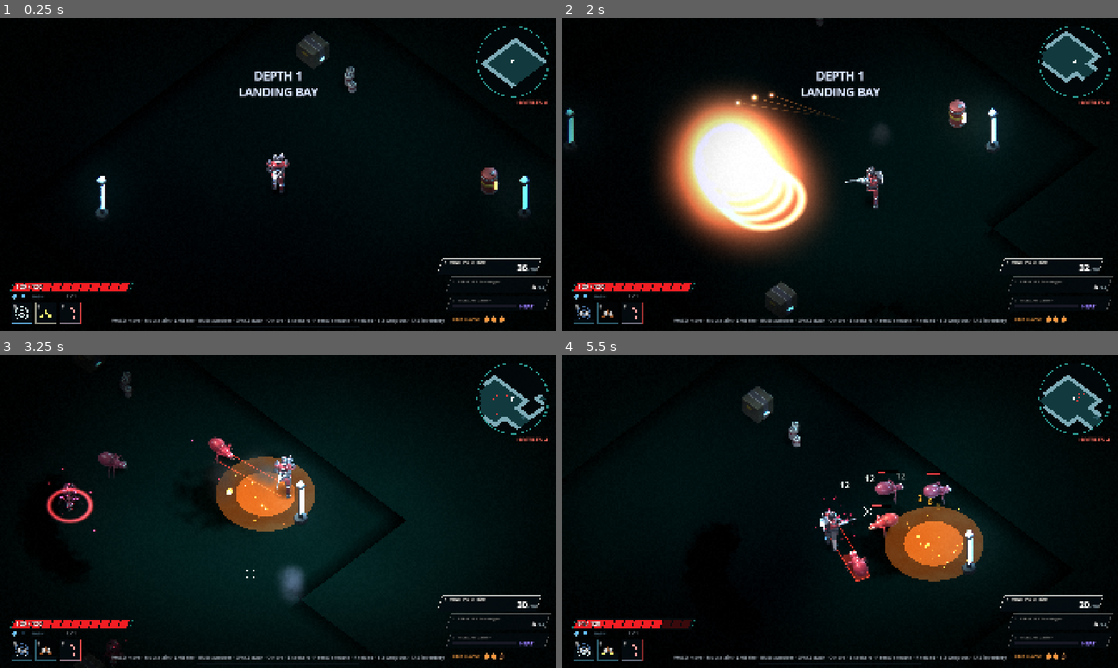
Above: before the commit, frames 1-4 (two rows, left to right).
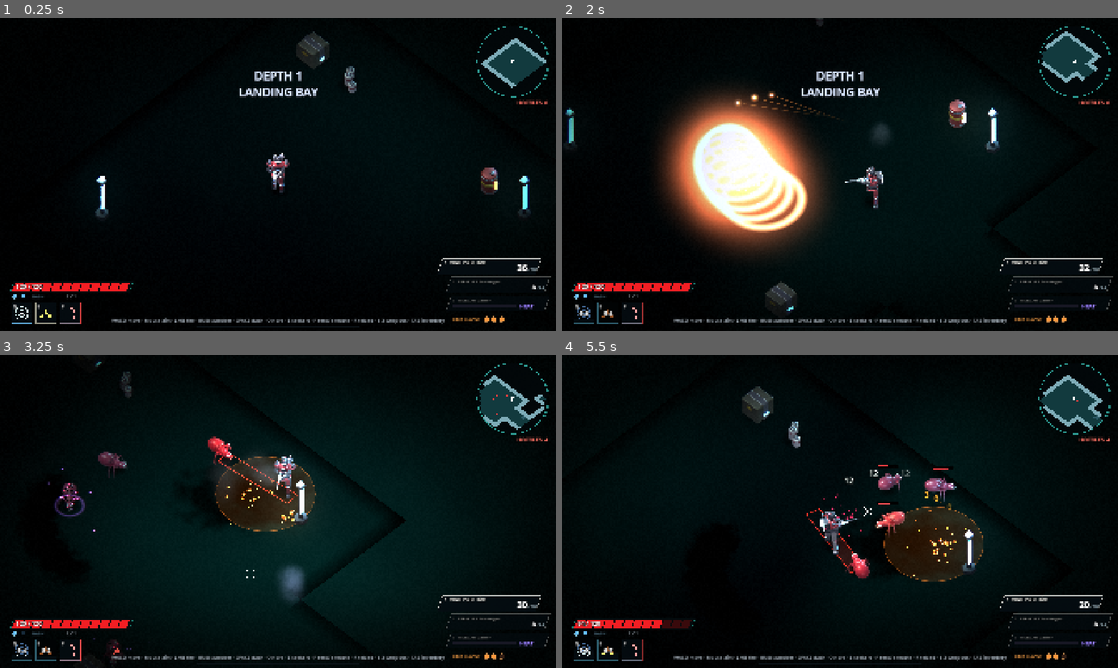
Above: after the commit, the same moments.

Repository: aronew/2DDread
Game: Godot game, scene res://scenes/main.tscn
Two runs of this game, one before a commit and one after it. Both use one fixed random seed, a clock stepped at 60 frames per second and the inputs below.
Inputs (mouse positions are in pixels of both pictures, inside the frame that each line leads up to):
- Up to frame 1 (0.25 s): no input
- Up to frame 2 (2 s): tap Enter at 0.5 s; move the mouse to (962, 158) at 0.52 s; hold D (move_right) 0.53-1.28 s; tap Q (ability_1) at 0.6 s; click (962, 158) at 0.67 s; move the mouse to (728, 190) at 1.27 s; hold S (move_down) from 1.28 s (still down); tap E (ability_2) at 1.35 s; click (728, 190) at 1.42 s
- Up to frame 3 (3.25 s): move the mouse to (333, 442) at 2.02 s; release S (move_down) at 2.03 s; hold D (move_right) 2.03-2.78 s; hold Right mouse button (alt_fire) 2.03-2.78 s; click (333, 442) at 2.17 s; move the mouse to (250, 574) at 2.77 s; hold W (move_up) from 2.78 s (still down); tap Space (dash) at 2.85 s; click (250, 574) at 2.92 s
- Up to frame 4 (5.5 s): move the mouse to (1006, 558) at 3.52 s; release W (move_up) at 3.53 s; press the mouse at (1006, 558) at 3.53 s; hold A (move_left) 3.53-5.03 s; tap Tab (inventory) at 4.15 s; move the mouse to (673, 464) at 4.27 s; release the mouse at (673, 464) at 4.28 s; tap F (melee) at 4.35 s; click (673, 464) at 4.42 s; tap Escape (pause) at 4.9 s; move the mouse to (867, 511) at 5.02 s; hold S (move_down) from 5.03 s (still down); tap 1 (weapon_1) at 5.1 s; click (867, 511) at 5.17 s

The runs differ from the first frame. In frame 2, 5.5% of the frame differs, in the area x 19-46%, y 24-72%; in frame 3, 3.7%; in frame 4, 4.9%.
Error in both runs: Invalid call. Nonexistent function 'region' in base 'Nil'. (res://src/dungeon/dungeon.gd:433)

Commit message:
Playtest-driven tuning, readability pass, docs
- Readability: silhouette rim shader (player/enemy/elite colours), violet spawn
  portals vs red attack telegraphs, translucent telegraph fills, non-emissive
  decorative floor rings, thinned infested tiles
- Lighting: wall uplights + overhead fill pools, verified normal-map encoding
  (tools/dev/light_test.gd), light-flash merging so bursts don't white out
- Combat: surround spawning, tracking mite lunges, 4-glob spitter volleys,
  breakable brute frontal armour, enemy/weapon retune from bot playtests
- UX: pause menu, off-screen arrows for the last hostiles, --start/--depth dev
  flags, inventory + death/respawn automated tests
- Procedural SFX/music synthesis (tools/audio/gen_sfx.py)
- README and docs/ASSETS.md art contract for swapping in custom art

Co-Authored-By: Claude Opus 5.5 <noreply@anthropic.com>
Claude-Session: https://claude.ai/code/session_01MbTDeRJvHASbrFUJZHJ2fV

Diff:
--- a/data/enemies/mite.tres
+++ b/data/enemies/mite.tres
@@ -6,7 +6,7 @@
 script = ExtResource("1")
 id = &"mite"
 display_name = "Mite"
-max_hp = 40.0
+max_hp = 50.0
 speed_m = 7.0
 accel_m = 40.0
 radius_m = 0.38
@@ -16,7 +16,7 @@
 stagger_time = 0.7
 turn_rate = 16.0
 damage = 13.0
-attack_range_m = 3.1
+attack_range_m = 3.4
 attack_cooldown = 1.1
 telegraph_time = 0.32
 xp = 6
--- a/src/abilities/rend.gd
+++ b/src/abilities/rend.gd
@@ -46,8 +46,7 @@
 	var g: Vector2 = p.gpos + dir * Iso.m(0.4)
 	var r := Iso.m(RANGE_M)
 	var sp := Iso.lift(p.gpos, 1.0)
-	var s := VFX.burst_sprite(VFX.T.slash, sp, Color(4.0, 1.4, 1.2), Vector2(0.7, 0.7 * Iso.K), Vector2(1.6, 1.6 * Iso.K), 0.16, true, Iso.to_screen(dir).angle())
-	s.scale = Vector2(1.2, 1.2 * Iso.K)
+	VFX.burst_sprite(VFX.T.slash, sp, Color(2.0, 0.75, 0.65), Vector2(0.8, 0.8 * Iso.K), Vector2(1.35, 1.35 * Iso.K), 0.14, true, Iso.to_screen(dir).angle())
 	Audio.play("melee_swing", p.gpos)
 	VFX.light_flash(sp, Color(1.0, 0.35, 0.3), 1.6, 3.0, 0.12)
 	var hit_any := false
--- a/src/autoload/game.gd
+++ b/src/autoload/game.gd
@@ -13,6 +13,7 @@
 var depth := 1
 var debug := false
 var bot_mode := false  # automated playtest driver active
+var damage_taken_mult := 1.0  # debug: --dmg-mult=N
 
 var _hitstop_until := 0
 var _hitstop_cooldown_until := 0
--- a/src/autoload/vfx.gd
+++ b/src/autoload/vfx.gd
@@ -252,6 +252,13 @@
 func light_flash(screen_pos: Vector2, color: Color, energy: float, range_m: float, dur: float, height := 70.0) -> void:
 	if _lights.is_empty():
 		return
+	# merge with a fresh nearby flash instead of stacking (keeps bursts from whiting out)
+	for e in _lights:
+		if e["t"] > e["dur"] * 0.4 and e["l"].position.distance_to(screen_pos) < 140.0:
+			e["e"] = minf(maxf(e["e"], energy) * 1.15, 3.0)
+			e["t"] = maxf(e["t"], dur)
+			e["dur"] = maxf(e["dur"], dur)
+			return
 	var e: Dictionary = _lights[_light_i]
 	_light_i = (_light_i + 1) % _lights.size()
 	var l: PointLight2D = e["l"]
@@ -382,10 +389,11 @@
 	var sp := Iso.to_screen(g)
 	var rm := radius / Iso.PX_PER_M
 	var up := Vector2(0, -Iso.h(0.6))
-	light_flash(sp + up, color, 4.0 if big else 2.4, rm * 2.6, 0.45 if big else 0.3, 90.0)
+	light_flash(sp + up, color, 2.4 if big else 1.5, rm * 2.4, 0.4 if big else 0.28, 90.0)
 	var fs := radius / 64.0
-	burst_sprite(T.glow, sp + up, color * 2.0, Vector2(fs, fs * 0.85) * 0.25, Vector2(fs, fs * 0.8) * 0.85, 0.32)
-	burst_sprite(T.core, sp + up, Color(2.6, 2.2, 1.8), Vector2(fs, fs) * 0.3, Vector2(fs, fs) * 0.7, 0.11)
+	var gk := 1.0 if big else 0.6
+	burst_sprite(T.glow, sp + up, color * 1.3 * gk, Vector2(fs, fs * 0.85) * 0.25, Vector2(fs, fs * 0.8) * 0.8, 0.3)
+	burst_sprite(T.core, sp + up, Color(1.8, 1.5, 1.2), Vector2(fs, fs) * 0.25, Vector2(fs, fs) * 0.55, 0.1)
 	ring(g, radius * 1.15, color, 0.4)
 	emit("sparks", sp + up, -PI / 2, color * 3.0, 1.0)
 	_pool_spread("sparks", 180.0)
--- a/src/combat/ground_hazard.gd
+++ b/src/combat/ground_hazard.gd
@@ -55,7 +55,7 @@
 	_light.energy = (0.7 + 0.3 * sin(_t * 17.0) * sin(_t * 7.0)) * minf(1.0, life * 3.0)
 	_emit_t -= dt
 	if _emit_t <= 0.0:
-		_emit_t = 0.12
+		_emit_t = 0.07
 		var off := Vector2.from_angle(randf() * TAU) * radius * randf() * 0.8
 		var kind := "embers" if type == DamageInfo.Type.FIRE else "blood"
 		VFX.emit(kind, Iso.to_screen(gpos + off), -PI / 2, color * 2.5, 0.18)
@@ -84,6 +84,6 @@
 
 func _draw() -> void:
 	var life := clampf(1.0 - _t / duration, 0, 1)
-	var a := minf(1.0, life * 3.0) * (0.22 + 0.06 * sin(_t * 9.0))
-	draw_colored_polygon(Telegraph._ellipse(Vector2.ZERO, radius, 28), color * Color(1.6, 1.6, 1.6, a))
-	draw_colored_polygon(Telegraph._ellipse(Vector2.ZERO, radius * 0.6, 20), color * Color(2.2, 2.2, 2.2, a * 0.8))
+	var a := minf(1.0, life * 3.0) * (0.1 + 0.04 * sin(_t * 9.0))
+	draw_colored_polygon(Telegraph._ellipse(Vector2.ZERO, radius, 28), color * Color(1.0, 1.0, 1.0, a))
+	draw_polyline(Telegraph._ellipse(Vector2.ZERO, radius, 28), color * Color(1.6, 1.6, 1.6, a * 2.5), 2.0, true)
--- a/src/debug/bot_driver.gd
+++ b/src/debug/bot_driver.gd
@@ -8,6 +8,8 @@
 
 var enabled := false
 var no_dodge := false
+var inv_shot := false
+var _inv_done := false
 var human := false
 var _aim := Vector2.ZERO
 var _jitter := Vector2.ZERO
@@ -36,6 +38,7 @@
 func configure(opts: Dictionary) -> void:
 	enabled = opts.has("bot")
 	no_dodge = opts.has("bot-nododge")
+	inv_shot = opts.has("inv-shot")
 	human = opts.has("bot-human")
 	shots_dir = opts.get("shots", "")
 	shot_every = float(opts.get("shot-every", "4"))
@@ -47,6 +50,9 @@
 	_start_ms = Time.get_ticks_msec()
 	if shots_dir != "":
 		DirAccess.make_dir_recursive_absolute(shots_dir)
+	var start: String = Game.world.get_meta("start_room", "") if Game.world.has_meta("start_room") else ""
+	if start != "" and _route.has(start):
+		_route_i = _route.find(start)
 	if enabled:
 		Game.bot_mode = true
 		Game.player.input_override = self
@@ -82,10 +88,35 @@
 	if _log_t <= 0.0:
 		_log_t = 10.0
 		_log()
+	if inv_shot and not _inv_done and _elapsed() > 2.0:
+		_inv_done = true
+		_inventory_test()
 	if quit_after > 0.0 and _elapsed() >= quit_after:
 		_log()
 		print("[bot] FINAL ", stats)
 		get_tree().quit()
+
+
+## Fills the backpack with rolled loot of every rarity, opens the inventory,
+## equips + salvages through the real code paths, and screenshots it.
+func _inventory_test() -> void:
+	var pl = Game.player
+	for r in 6:
+		pl.inventory_add(Loot.make_weapon(WeaponDB.LOOTABLE[r % 4], r, 3))
+		pl.inventory_add(Loot.make_gear([&"armor", &"core", &"relic"][r % 3], r, 3))
+	pl.build.attr_points = 3
+	Game.hud.toggle_inventory()
+	await get_tree().process_frame
+	pl.equip(pl.backpack[pl.backpack.size() - 2])
+	pl.build.spend_point("might")
+	Game.hud.inventory.refresh()
+	Game.hud.inventory._show(pl.backpack[0] if not pl.backpack.is_empty() else null)
+	for i in 4:
+		await get_tree().process_frame
+	if shots_dir != "":
+		get_viewport().get_texture().get_image().save_png(shots_dir + "/inventory.png")
+	print("[bot] inventory test ok: backpack=", pl.backpack.size(), " weapon=", pl.cur_weapon().display_name())
+	Game.hud.toggle_inventory()
 
 
 func _shot() -> void:
--- a/src/dungeon/dungeon.gd
+++ b/src/dungeon/dungeon.gd
@@ -18,7 +18,7 @@
 	"*": "crystals", "p": "pylon", "t": "cryotube"}
 const NEIGH8 := [Vector2i(1, 0), Vector2i(-1, 0), Vector2i(0, 1), Vector2i(0, -1),
 	Vector2i(1, 1), Vector2i(-1, -1), Vector2i(1, -1), Vector2i(-1, 1)]
-const CHUNK := 6
+const CHUNK := 4  # small chunks keep per-item 2D light counts under the renderer limit
 
 var floor_kind := {}      # Vector2i -> floor tile index
 var block := {}           # Vector2i -> Block
@@ -488,7 +488,7 @@
 		e.region_rect = s.region_rect
 		e.offset = s.offset
 		e.material = _add_mat
-		e.modulate = Color(1.4, 1.4, 1.4)
+		e.modulate = Color(1.15, 1.15, 1.15) if sheet.name == "wall_blocks" else Color(0.75, 0.75, 0.75)
 		n.add_child(e)
 	entities.add_child(n)
 	return n
--- a/src/dungeon/layout_test.gd
+++ b/src/dungeon/layout_test.gd
@@ -22,19 +22,19 @@
 	"            Wn.....*W                  ",
 	"            RWRRwWRWR                  ",
 	"               RwR  MRRMMMRRRRMMRRR    ",
-	" WIPPPWPIPII   RwR  M*,..,.......*R    ",
-	" P.........P   RwR  M,.,..,.......M    ",
-	" W.kn...bp.P   RwR  M..e,..g,..e..M    ",
-	" P....l....PIIPIKIPIP..,.,...,....M    ",
-	" P............|...b.D...,,..,..,,,M    ",
-	" W...S....v.h..g...hD.....x.x,,...M    ",
-	" P...o.......b...|..D...g,.o..g,..R    ",
-	" P.....l...PIIIIIPIII,....x,x.....R    ",
-	" I.p.....k.W        M.,.,..,.,...,M    ",
-	" P.........P        R....,.,......M    ",
+	" WIPPPWPIPII   RwR  M*...........*R    ",
+	" P.........P   RwR  M.............M    ",
+	" W.kn...bp.P   RwR  M..e...g...e..M    ",
+	" P....l....PIIPIKIPIP..,..........M    ",
+	" P............|...b.D...,...,.....M    ",
+	" W...S....v.h..g...hD.....x.x.,...M    ",
+	" P...o.......b...|..D...g..o..g,..R    ",
+	" P.....l...PIIIIIPIII,....x.x.....R    ",
+	" I.p.....k.W        M.,..........,M    ",
+	" P.........P        R......,......M    ",
 	" PPPPPPPIWIW        M,.e...g...e..R    ",
 	"                    R.,........,..M    ",
-	"                    R*...,.......*R    ",
+	"                    R*...........*R    ",
 	"                    RRMMRRDDDRRRRRM    ",
 	"                         I.h.I         ",
 	"                         P...I         ",
--- a/src/enemies/enemy.gd
+++ b/src/enemies/enemy.gd
@@ -19,6 +19,7 @@
 var alive := true
 var is_enemy := true
 var no_loot := false
+var armor_hp := 0.0          # destructible frontal plating (0 = none / broken)
 var hp := 10.0
 var max_hp := 10.0
 var dmg_mult := 1.0
@@ -72,6 +73,8 @@
 	if opts.has("elite"):
 		Elite.apply(self, opts["elite"])
 	hp = max_hp
+	if d.front_armor > 0.0:
+		armor_hp = max_hp * 0.45
 	if opts.get("from_nest", false):
 		_spawn_dur = 0.3
 	position = Iso.to_screen(g)
@@ -129,9 +132,10 @@
 func _spawn_fx() -> void:
 	state = S.SPAWN
 	state_t = 0.0
-	VFX.ring(gpos, radius * 2.4, Color(1.0, 0.25, 0.3) if not is_elite else Color(1.0, 0.7, 0.2), 0.5, 0.05)
-	VFX.light_flash(Iso.lift(gpos, 0.5), Color(1.0, 0.3, 0.3), 1.4, 2.5, 0.4)
-	VFX.emit("embers", Iso.lift(gpos, 0.2), -PI / 2, blood_color * 2.0, 0.3)
+	# portal-violet so spawns never read as attack telegraphs (those are red)
+	var pc := Color(0.65, 0.35, 1.0) if not is_elite else Color(1.0, 0.7, 0.2)
+	VFX.ring(gpos, radius * 1.6, pc * 0.7, 0.45, 0.2)
+	VFX.emit("embers", Iso.lift(gpos, 0.2), -PI / 2, pc * 1.6, 0.25)
 	Audio.play("spawn", gpos)
 
 
@@ -333,9 +337,12 @@
 	var deflect := false
 	if data.front_armor > 0.0 and not info.is_dot and not info.is_explosion and info.direction != Vector2.ZERO:
 		var face_dot := facing.dot(-info.direction)
-		if face_dot > 0.45 and state != S.STAGGER:
+		if face_dot > 0.45 and state != S.STAGGER and armor_hp > 0.0:
+			armor_hp -= amt * data.front_armor
 			amt *= 1.0 - data.front_armor
 			deflect = true
+			if armor_hp <= 0.0:
+				_armor_shattered()
 		elif face_dot < -0.3:
 			amt *= data.back_mult
 			weak = true
@@ -381,6 +388,18 @@
 	return amt
 
 
+func _armor_shattered() -> void:
+	armor_hp = 0.0
+	VFX.popup(gpos, hit_height + 1.4, "ARMOR SHATTERED", Color(1.0, 0.8, 0.4), 30)
+	VFX.debris(gpos + facing * radius, 2.0, 24)
+	VFX.emit("sparks", Iso.lift(gpos + facing * radius, hit_height), Iso.to_screen(facing).angle(), Color(3.0, 2.4, 1.6), 1.0)
+	Audio.play("wall_break", gpos, -4.0, 1.3)
+	VFX.shake(0.35)
+	Game.hit_stop(0.06, 0.08, true)
+	mat.set_shader_parameter("dissolve_color", Color(1.0, 0.5, 0.2))
+	_stagger()
+
+
 func _stagger() -> void:
 	stagger_meter = 0.0
 	clear_telegraph()
--- a/src/enemies/enemy_overlay.gd
+++ b/src/enemies/enemy_overlay.gd
@@ -26,6 +26,8 @@
 	var frac: float = clampf(e.hp / e.max_hp, 0.0, 1.0)
 	var col := Color(0.95, 0.2, 0.2) if not e.is_elite else Color(1.0, 0.6, 0.15)
 	draw_rect(Rect2(x, top, w * frac, hgt), col)
+	if e.data.front_armor > 0.0 and e.armor_hp > 0.0:
+		draw_rect(Rect2(x, top + hgt + 2, w * e.armor_hp / (e.max_hp * 0.45), 3), Color(0.85, 0.8, 0.7))
 	if e.shield_max > 0.0 and e.shield > 0.0:
 		draw_rect(Rect2(x, top - 5, w * e.shield / e.shield_max, 4), Color(0.4, 0.75, 1.0))
 	if e.state == Enemy.S.STAGGER:
--- a/src/enemies/mite.gd
+++ b/src/enemies/mite.gd
@@ -28,10 +28,15 @@
 			if dist < Iso.m(data.attack_range_m) and attack_cd <= 0.0 and Game.dungeon.has_los(gpos, p.gpos):
 				_lunge_dir = to.normalized()
 				enter(S.WINDUP)
-				telegraph = VFX.telegraph_line(gpos, gpos + _lunge_dir * Iso.m(3.1), radius * 1.6, data.telegraph_time)
+				telegraph = VFX.telegraph_line(gpos, gpos + _lunge_dir * Iso.m(3.6), radius * 1.6, data.telegraph_time)
 				Audio.play("mite_attack", gpos)
 		S.WINDUP:
 			desire(Vector2.ZERO, dt)
+			# tracks the player for the first half of the telegraph, then commits
+			if state_t < data.telegraph_time * 0.5 and dist > 1.0:
+				_lunge_dir = _lunge_dir.slerp(to.normalized(), minf(1.0, dt * 10.0)).normalized()
+				if telegraph and is_instance_valid(telegraph):
+					telegraph.set_line(gpos, gpos + _lunge_dir * Iso.m(3.6))
 			turn_toward(_lunge_dir, dt, 25.0)
 			set_attack_frame(0.45 * state_t / data.telegraph_time)
 			if state_t >= data.telegraph_time:
@@ -40,7 +45,7 @@
 				enter(S.ATTACK)
 		S.ATTACK:
 			set_attack_frame(0.45 + 0.25 * state_t / LUNGE_TIME)
-			vel = _lunge_dir * Iso.m(12.5) * (1.0 - 0.5 * state_t / LUNGE_TIME)
+			vel = _lunge_dir * Iso.m(14.5) * (1.0 - 0.5 * state_t / LUNGE_TIME)
 			if not _lunge_hit and dist < radius + p.radius + Iso.m(0.3):
 				_lunge_hit = true
 				hurt_player(data.damage, _lunge_dir, 5.0)
--- a/src/enemies/spitter.gd
+++ b/src/enemies/spitter.gd
@@ -59,9 +59,9 @@
 	var lead: Vector2 = p.gpos + p.vel * 0.3
 	var dir := (lead - gpos).normalized()
 	var mouth := gpos + dir * Iso.m(0.7)
-	var n := 3 if not is_elite else 5
+	var n := 4 if not is_elite else 6
 	for i in n:
-		var a := (i - (n - 1) * 0.5) * 0.2
+		var a := (i - (n - 1) * 0.5) * 0.15
 		var q := Projectile.new()
 		q.team = 1
 		q.pos = mouth
--- a/src/player/player.gd
+++ b/src/player/player.gd
@@ -374,7 +374,7 @@
 		return
 	if _hurt_iframes > 0.0 and not info.is_dot:
 		return
-	var amt := info.amount * 100.0 / (100.0 + build.stat("armor"))
+	var amt := info.amount * 100.0 / (100.0 + build.stat("armor")) * Game.damage_taken_mult
 	hp -= amt
 	_hurt_flash = 1.0
 	_regen_delay = 4.0
@@ -474,8 +474,6 @@
 		return false
 	backpack.append(it)
 	_announce(it, false)
-	Events.item_picked.emit(it)
-	Events.inventory_changed.emit()
 	return true
 
 
--- a/src/ui/hud.gd
+++ b/src/ui/hud.gd
@@ -22,10 +22,28 @@
 	add_child(inventory)
 
 
+var paused_menu := false
+
+
 func _unhandled_input(event: InputEvent) -> void:
 	if event.is_action_pressed("inventory") or (inventory.visible and event.is_action_pressed("pause")):
-		toggle_inventory()
+		if not paused_menu:
+			toggle_inventory()
 		get_viewport().set_input_as_handled()
+	elif event.is_action_pressed("pause"):
+		paused_menu = not paused_menu
+		get_tree().paused = paused_menu
+		Input.mouse_mode = Input.MOUSE_MODE_VISIBLE if paused_menu else Input.MOUSE_MODE_HIDDEN
+		get_viewport().set_input_as_handled()
+	elif paused_menu and event is InputEventKey and event.pressed:
+		if event.physical_keycode == KEY_R:
+			paused_menu = false
+			get_tree().paused = false
+			Game.depth = 1
+			Game.enemies.clear()
+			get_tree().reload_current_scene()
+		elif event.physical_keycode == KEY_Q:
+			get_tree().quit()
 
 
 func toggle_inventory() -> void:
@@ -109,6 +127,11 @@
 		if not pl.alive:
 			draw_rect(Rect2(Vector2.ZERO, vs), Color(0.2, 0.0, 0.0, 0.35))
 			_text(Vector2(0, vs.y * 0.45), "YOU DIED", 84, Color(1.0, 0.2, 0.2), bold, HORIZONTAL_ALIGNMENT_CENTER, vs.x, 10)
+		_draw_offscreen(pl, vs)
+		if get_parent().paused_menu:
+			draw_rect(Rect2(Vector2.ZERO, vs), Color(0, 0.02, 0.03, 0.7))
+			_text(Vector2(0, vs.y * 0.42), "PAUSED", 72, Color(0.85, 0.95, 1.0), bold, HORIZONTAL_ALIGNMENT_CENTER, vs.x, 10)
+			_text(Vector2(0, vs.y * 0.42 + 60), "ESC resume   ·   R restart run   ·   Q quit", 22, Color(0.7, 0.8, 0.85), null, HORIZONTAL_ALIGNMENT_CENTER, vs.x)
 		if Game.debug:
 			_text(Vector2(20, 30), "FPS %d  enemies %d  projectiles %d  depth %d" % [Engine.get_frames_per_second(), Game.living_enemies(), Game.projectiles.list.size() if Game.projectiles else 0, Game.depth], 18, Color(0.6, 1.0, 0.6))
 		if not get_tree().paused:
@@ -342,6 +365,33 @@
 			_text(Vector2(vs.x - 408, y), f["text"], 17, c, null, HORIZONTAL_ALIGNMENT_LEFT, 380)
 			y += 32
 
+	## Arrows at the screen edge toward the last few hostiles of an encounter.
+	func _draw_offscreen(pl, vs: Vector2) -> void:
+		var dir = Game.world.director if Game.world else null
+		if dir == null or dir.active == null:
+			return
+		var left: Array = []
+		for e in dir.active.enemies:
+			if is_instance_valid(e) and e.alive:
+				left.append(e)
+		for p in dir.active.nests:
+			if is_instance_valid(p) and p.alive and p.nest_active:
+				left.append(p)
+		if left.is_empty() or left.size() > 4:
+			return
+		var xf := get_viewport().get_canvas_transform()
+		var rect := Rect2(Vector2(60, 60), vs - Vector2(120, 120))
+		var center := vs * 0.5
+		for e in left:
+			var sp: Vector2 = xf * Iso.lift(e.gpos, 0.5)
+			if rect.has_point(sp):
+				continue
+			var d := (sp - center).normalized()
+			var k := minf(absf((rect.size.x * 0.5) / maxf(absf(d.x), 0.001)), absf((rect.size.y * 0.5) / maxf(absf(d.y), 0.001)))
+			var p := center + d * k
+			var col := Color(1.0, 0.35, 0.3, 0.75 + 0.25 * sin(_t * 6.0))
+			draw_colored_polygon(PackedVector2Array([p + d * 18, p + d.orthogonal() * 11 - d * 6, p - d.orthogonal() * 11 - d * 6]), col)
+
 	# -------------------------------------------------------------- crosshair
 
 	func _draw_crosshair(pl) -> void:
--- a/src/vfx/telegraph.gd
+++ b/src/vfx/telegraph.gd
@@ -35,6 +35,11 @@
 	z_index = 2
 
 
+func set_line(a: Vector2, b: Vector2) -> void:
+	_g = a
+	_b = b
+
+
 func move_to(g: Vector2) -> void:
 	var d := g - _g
 	_g = g
@@ -58,13 +63,14 @@
 	var pulse := 0.75 + 0.25 * sin(_t * 26.0)
 	var fade := 1.0 if _t < _dur else clampf(1.0 - (_t - _dur) / 0.12, 0, 1)
 	var edge := _color * Color(2.2, 2.2, 2.2, 0.9 * pulse * fade)
-	var fill := _color * Color(1.4, 1.4, 1.4, (0.18 + 0.3 * p) * fade)
+	var fill := _color * Color(1.2, 1.2, 1.2, (0.05 + 0.16 * p) * fade)
 	if _kind == 0:
 		var c := Iso.to_screen(_g)
 		draw_polyline(_ellipse(c, _r, 40), edge, 3.0, true)
 		if p > 0.02:
 			draw_colored_polygon(_ellipse(c, _r * p, 32), fill)
-		draw_colored_polygon(_ellipse(c, _r, 32), _color * Color(1, 1, 1, 0.08 * fade))
+		draw_colored_polygon(_ellipse(c, _r, 32), _color * Color(1, 1, 1, 0.04 * fade))
+		draw_polyline(_ellipse(c, _r * p, 40), edge * Color(1, 1, 1, 0.6), 2.0, true)
 	else:
 		var d := (_b - _g)
 		var n := d.orthogonal().normalized() * _w * 0.5
--- a/src/world.gd
+++ b/src/world.gd
@@ -61,10 +61,10 @@
 	var env := Environment.new()
 	env.background_mode = Environment.BG_CANVAS
 	env.glow_enabled = true
-	env.glow_intensity = 0.85
+	env.glow_intensity = 0.7
 	env.glow_strength = 1.0
 	env.glow_bloom = 0.02
-	env.glow_hdr_threshold = 0.95
+	env.glow_hdr_threshold = 1.1
 	env.glow_hdr_scale = 2.0
 	env.glow_blend_mode = Environment.GLOW_BLEND_MODE_ADDITIVE
 	for i in 7:
@@ -224,7 +224,19 @@
 			opts[kv[0]] = kv[1] if kv.size() > 1 else "1"
 	if opts.has("depth"):
 		Game.depth = int(opts["depth"])
-	if opts.has("bot") or opts.has("shots") or opts.has("quit-after"):
+	if opts.has("start"):
+		# dev: jump straight to a room's entrance side (e.g. --start=hatchery)
+		set_meta("start_room", opts["start"])
+		for r in director.rooms:
+			if r.id == opts["start"]:
+				var c := Vector2i(r.rect.position.x + 1, r.rect.get_center().y)
+				if not dungeon.is_floor(c):
+					c = Vector2i(r.rect.get_center())
+				player.spawn_at(Iso.cell_center(c))
+				camera.snap()
+	if opts.has("dmg-mult"):
+		Game.damage_taken_mult = float(opts["dmg-mult"])
+	if opts.has("bot") or opts.has("shots") or opts.has("quit-after") or opts.has("inv-shot"):
 		bot = BotDriver.new()
 		bot.configure(opts)
 		add_child(bot)
Not shown, added: docs/ASSETS.md
